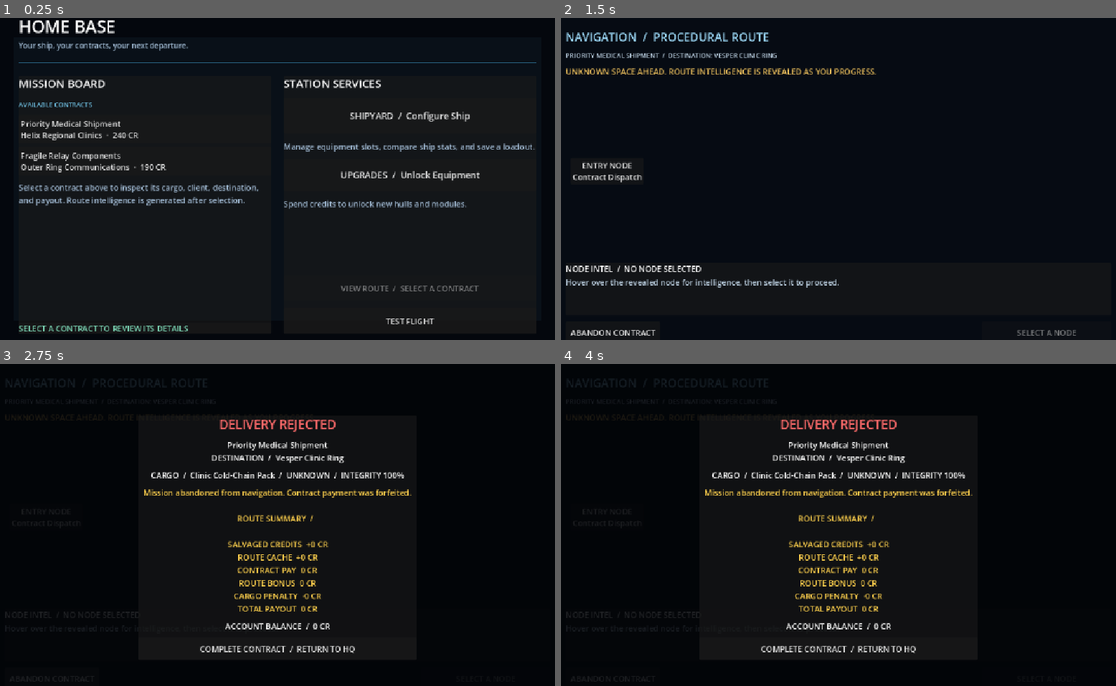
Above: before the commit, frames 1-4 (two rows, left to right).
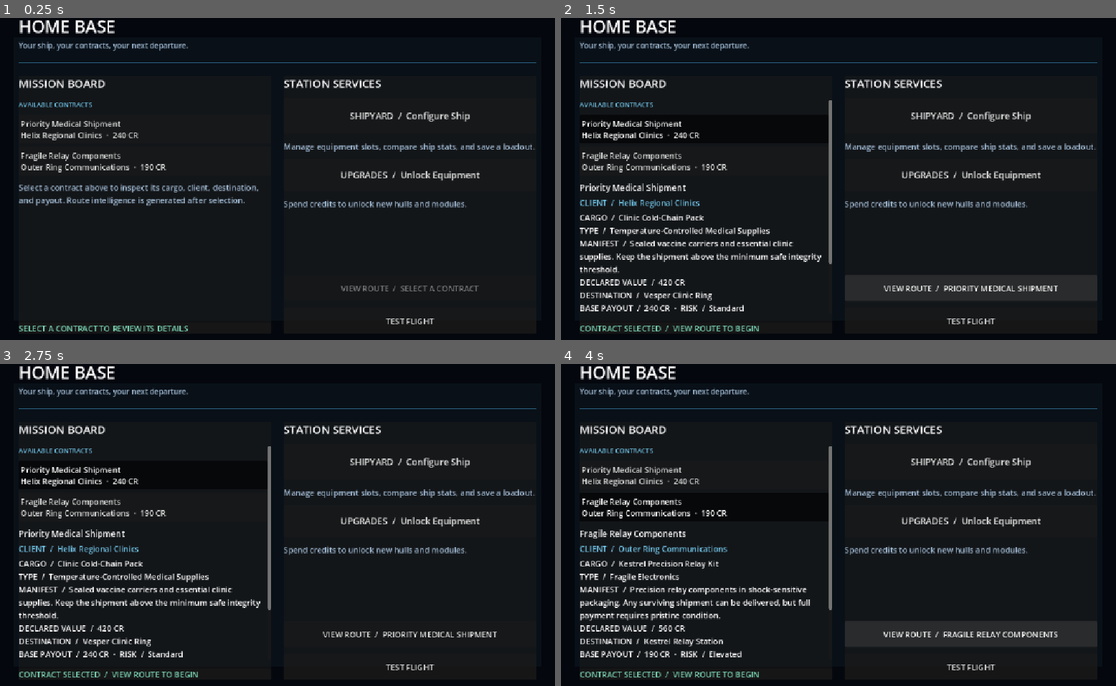
Above: after the commit, the same moments.

Repository: Bbran4/SpaceDelivery
Game: Godot game, scene res://scenes/hq.tscn
Same seed, same stepped clock (60 frames per second), same inputs: the game is played once before the commit and once after it.
Inputs (mouse positions are in pixels of both pictures, inside the frame that each line leads up to):
- Up to frame 1 (0.25 s): no input
- Up to frame 2 (1.5 s): click "Priority Medical Shipment Hel…" at 0.5 s; click "VIEW ROUTE / PRIORITY MEDICAL…" at 1.25 s
- Up to frame 3 (2.75 s): click (49, 679) at 2 s, where only the run before the commit has a clickable "ABANDON CONTRACT"
- Up to frame 4 (4 s): click (605, 518) at 2.75 s, where only the run before the commit has a clickable "ENTRY NODE Contract Dispatch"; click (971, 634) at 3.5 s, where only the run after the commit has a clickable "VIEW ROUTE / FRAGILE RELAY CO…"

The runs differ from the first frame. In frame 2, 12% of the frame differs, in the area x 0-97%, y 0-99%; in frame 3, 13%; in frame 4, 15%, in the area x 1-97%, y 0-98%.
Error after the commit: Parse Error: No constructor of "String" matches the signature "String(MissionRouteNode.NodeKind)". (res://scripts/mission_run_state.gd:82)

Commit message:
Track mission route flags and completed-node history

Diff:
--- a/scripts/mission_run_state.gd
+++ b/scripts/mission_run_state.gd
@@ -18,6 +18,8 @@
 var accumulated_salvage_cache: int = 0
 var credits_collected_this_mission: int = 0
 var route_seed: int = 0
+var route_flags: Dictionary = {}
+var route_history: Array[Dictionary] = []
 
 
 func begin_mission(mission: MissionDefinition, forced_seed: int = -1) -> void:
@@ -35,6 +37,8 @@
 	generated_route_nodes = RouteGenerator.generate_route(mission, route_seed)
 	completed_node_ids.clear()
 	visible_node_ids.clear()
+	route_flags.clear()
+	route_history.clear()
 	accumulated_route_bonus = 0
 	accumulated_salvage_cache = 0
 	credits_collected_this_mission = 0
@@ -67,6 +71,20 @@
 	if node == null:
 		return
 	completed_node_ids.append(node_id)
+	route_history.append({
+		"node_id": String(node.node_id),
+		"title": node.title,
+		"kind": int(node.node_kind),
+		"risk": node.risk,
+		"depth": node.depth,
+		"lane": node.lane,
+	})
+	route_flags["visited_%s" % String(node.node_kind).to_lower()] = true
+	route_flags["max_depth_reached"] = maxi(int(route_flags.get("max_depth_reached", 0)), node.depth)
+	if node.encounter_profile == MissionRouteNode.EncounterProfile.SALVAGE:
+		route_flags["salvage_seen"] = true
+	if node.node_kind == MissionRouteNode.NodeKind.SERVICE:
+		route_flags["service_seen"] = true
 	current_node_id = node_id
 	visible_node_ids = completed_node_ids.duplicate()
 	for next_id: StringName in node.next_node_ids:
@@ -166,6 +184,8 @@
 		"gross_payout": gross_payout,
 		"total_credits": total_credits,
 		"route_seed": route_seed,
+		"route_flags": route_flags.duplicate(true),
+		"route_history": route_history.duplicate(true),
 		"completed_nodes": completed_node_ids.size(),
 		"route_summary": "  →  ".join(route_titles),
 	}
